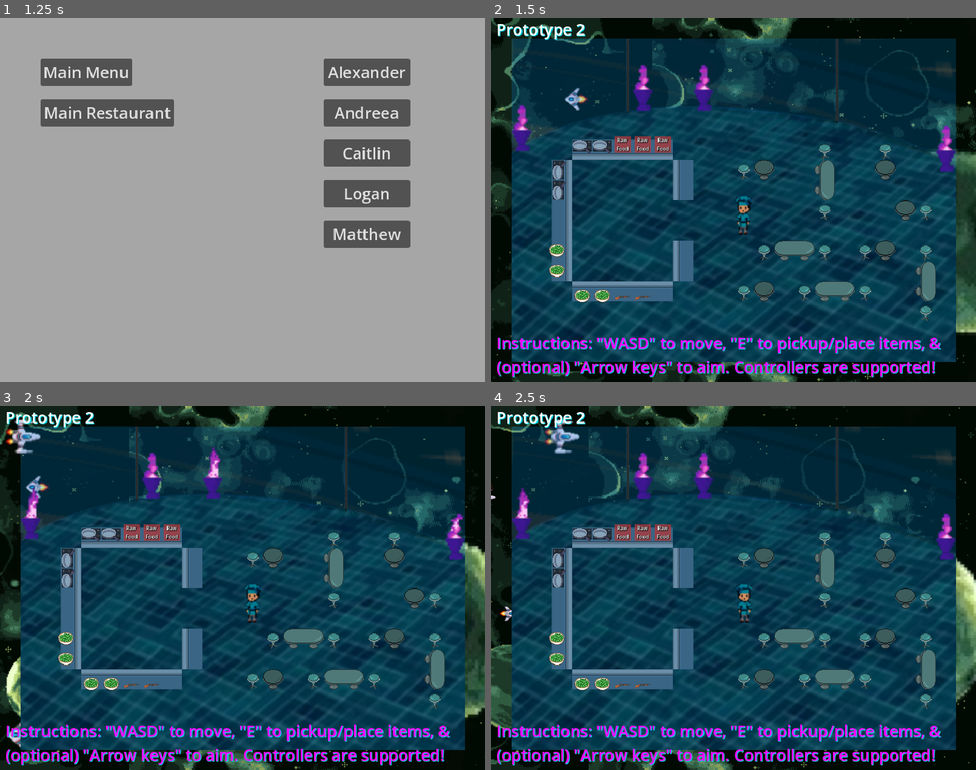
Above: before the commit, frames 1-4 (two rows, left to right).
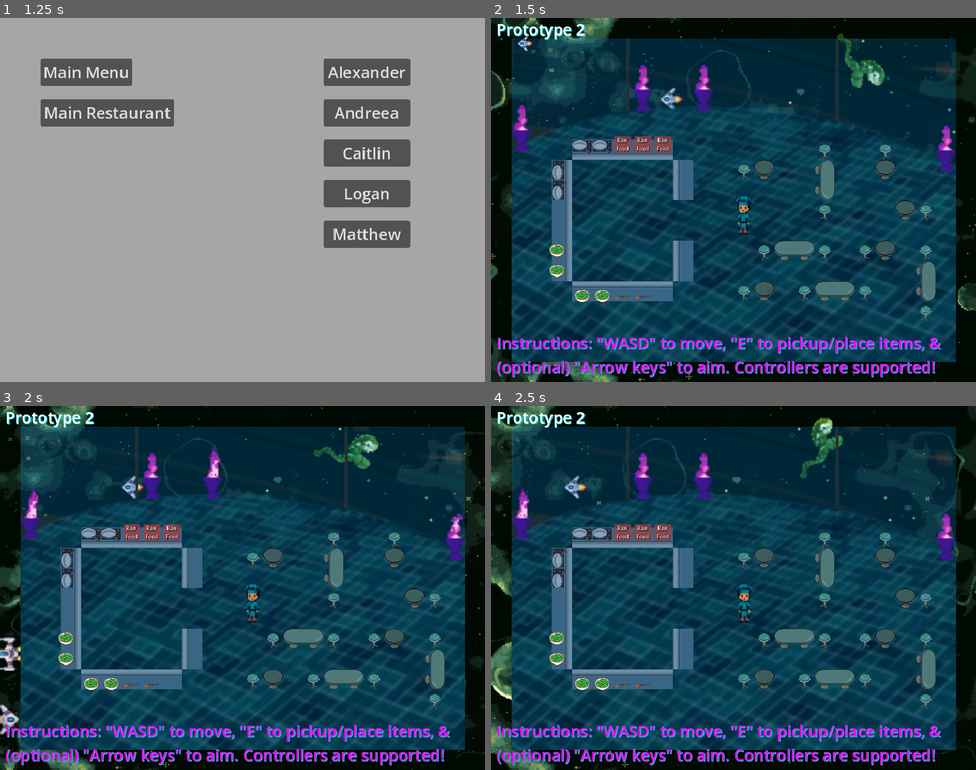
Above: after the commit, the same moments.

Repository: Alexander-Worley/Outer-Plates
Game: Godot game, scene res://Scenes/MainMenu/mainMenu.tscn
The game is run twice, just before and just after one commit, with the same random seed, the same clock (stepped at 60 frames per second) and the same inputs.
Inputs (mouse positions are in pixels of both pictures, inside the frame that each line leads up to):
- Up to frame 1 (1.25 s): click (242, 261) at 0.5 s
- Up to frame 2 (1.5 s): click "Main Restaurant" at 1.25 s
- Up to frame 3 (2 s): no input
- Up to frame 4 (2.5 s): hold Right (face_right) from 2.03 s (still down); hold Space (interact) from 2.03 s (still down)

Frame 1 is identical in both runs. In frame 2, 9.6% of the frame differs, in the area x 0-100%, y 0-100%; in frame 3, 10%; in frame 4, 9.3%.

Commit message:
Added trash can object

Diff:
--- a/DevScenes/Alexander/Alexander.tscn
+++ b/DevScenes/Alexander/Alexander.tscn
@@ -12,13 +12,14 @@
 [ext_resource type="PackedScene" uid="uid://b1tqrv16m7ras" path="res://Scenes/Restaurant/TestItems/testFood.tscn" id="8_c7tx8"]
 [ext_resource type="PackedScene" uid="uid://r0sqnmyx2q5r" path="res://Scenes/Restaurant/TestItems/testWeapon.tscn" id="9_kjlkh"]
 [ext_resource type="PackedScene" uid="uid://ede2frngbs0e" path="res://Scenes/Restaurant/Stove/stove.tscn" id="10_tc5h4"]
+[ext_resource type="PackedScene" uid="uid://dgjrwni0x7oo8" path="res://Scenes/Restaurant/Interactables/trashCan.tscn" id="13_ssd7v"]
 
 [node name="Alexander" type="Node2D"]
 
 [node name="Environment" type="Node2D" parent="."]
 
 [node name="Background" parent="Environment" instance=ExtResource("1_1fft2")]
-scroll_offset = Vector2(-908422, 0)
+scroll_offset = Vector2(-974285, 0)
 Planet = "Green Planet"
 
 [node name="Prototype 2" type="Label" parent="Environment/Background"]
@@ -278,6 +279,11 @@
 position = Vector2(112, 240)
 direction = 3
 
+[node name="Interactables" type="Node2D" parent="."]
+
+[node name="TrashCan" parent="Interactables" instance=ExtResource("13_ssd7v")]
+position = Vector2(352, 240)
+
 [node name="Players" type="Node2D" parent="."]
 
 [node name="Player" parent="Players" instance=ExtResource("5_2orcc")]
--- /dev/null
+++ b/Scenes/Restaurant/Interactables/trashCan.tscn
@@ -0,0 +1,19 @@
+[gd_scene load_steps=3 format=3 uid="uid://dgjrwni0x7oo8"]
+
+[ext_resource type="Texture2D" uid="uid://bsq37te1l5siu" path="res://Assets/Interactables/External/trash-can.png" id="1_3fifp"]
+
+[sub_resource type="RectangleShape2D" id="RectangleShape2D_r10rl"]
+size = Vector2(16, 32)
+
+[node name="TrashCan" type="Area2D"]
+
+[node name="StaticBody2D" type="StaticBody2D" parent="."]
+
+[node name="CollisionShape2D" type="CollisionShape2D" parent="StaticBody2D"]
+shape = SubResource("RectangleShape2D_r10rl")
+
+[node name="CollisionShape2D" type="CollisionShape2D" parent="."]
+shape = SubResource("RectangleShape2D_r10rl")
+
+[node name="Sprite2D" type="Sprite2D" parent="."]
+texture = ExtResource("1_3fifp")
--- a/Scenes/Restaurant/restaurant.tscn
+++ b/Scenes/Restaurant/restaurant.tscn
@@ -17,7 +17,7 @@
 [node name="Environment" type="Node2D" parent="."]
 
 [node name="Background" parent="Environment" instance=ExtResource("1_t7iru")]
-scroll_offset = Vector2(-582640, 0)
+scroll_offset = Vector2(-584075, 0)
 Planet = "Green Planet"
 
 [node name="Prototype 2" type="Label" parent="Environment/Background"]
Binary file added: Assets/Interactables/External/trash-can.png
Not shown, added: Assets/Interactables/External/trash-can.png.import
Not shown: 1 places in DevScenes/Alexander/Alexander.tscn that only renumber resources
